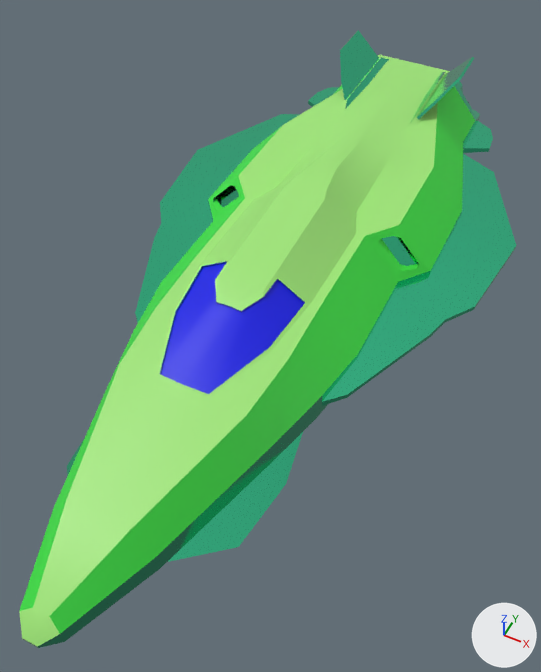
Before and after pictures for a commit that changed the glTF model public/objects/spaceship-05/spaceship-05.glb.
Camera for both pictures: a 50 mm camera at (4.82, -12.16, 12.48) aimed at (0.16, -2.82, 0.81). Every picture has the same lights, and +X, +Y and +Z are marked at lower right. Where no turn or scale is listed for an object, it has been applied to the vertices.

In view in the first picture: 'ship.001', 'ship.002', 'ship.003', 'ship.204'.
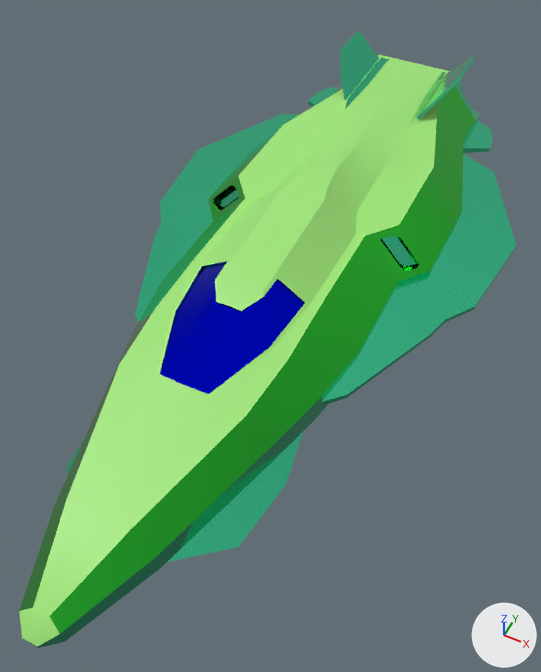
Changed parts and their boxes [x1, y1, x2, y2] in the pictures (541 x 672 px):
'ship.002', surface changed: [19, 85, 475, 634] in both
'ship.204', surface changed: [161, 263, 305, 394] in both

The change, as a diff of the scene's bpy script:
```diff
--- a/public/objects/spaceship-05/spaceship-05.glb.py
+++ b/public/objects/spaceship-05/spaceship-05.glb.py
@@ mat_material_004 @@
 mat_material_004.base_color = (0.0, 0.00429, 0.8)  # blue #000ee7
+mat_material_004.roughness = 0.0397
+mat_material_004.metallic = 1.0
@@ mat_material_005 @@
 mat_material_005.base_color = (0.0486, 0.8, 0.0617)  # green #3ee746
+mat_material_005.roughness = 0.0
+mat_material_005.metallic = 1.0
```
